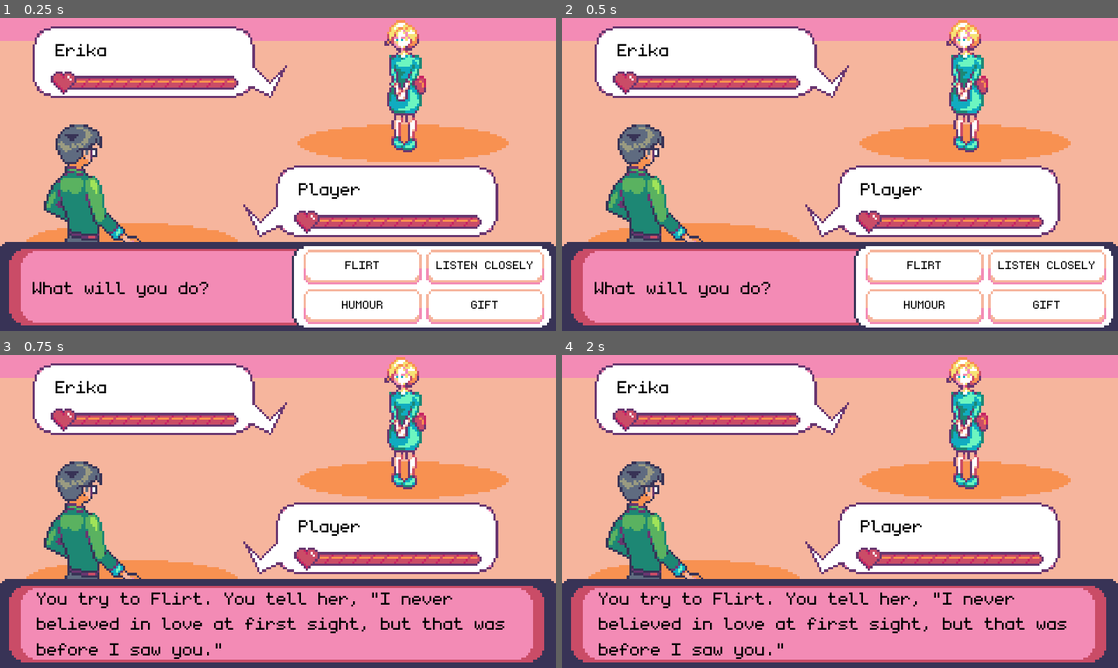
Above: before the commit, frames 1-4 (two rows, left to right).
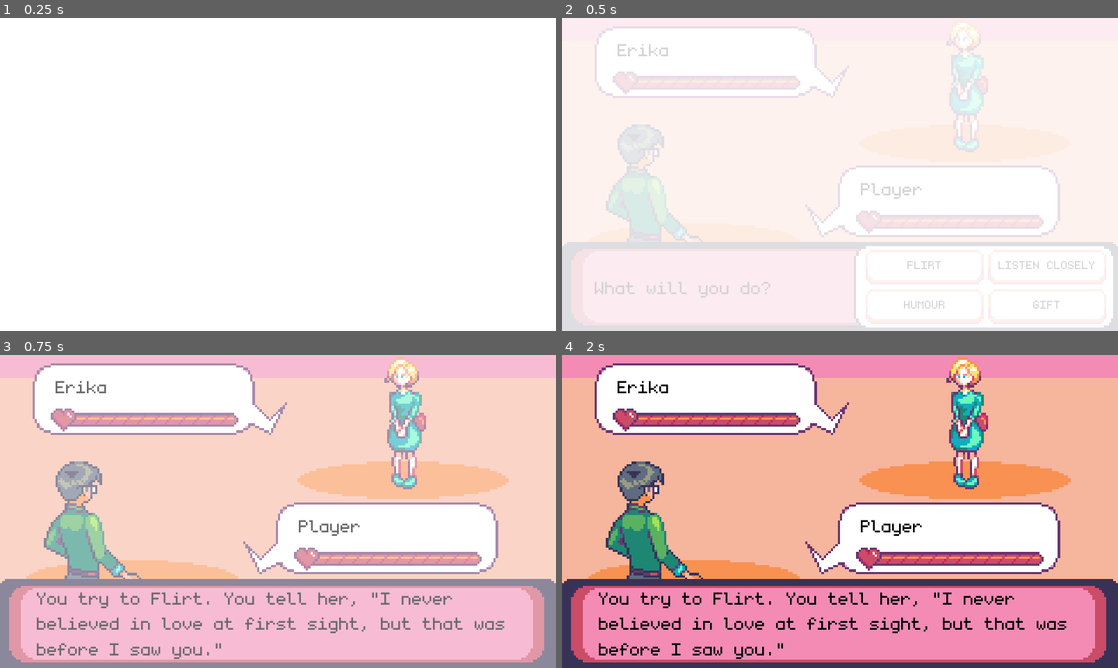
Above: after the commit, the same moments.

Repository: MaiGamesDev/PixelMate
Game: Godot game, scene res://Source/Battle/BattleScene.tscn
Same seed, same stepped clock (60 frames per second), same inputs: the game is played once before the commit and once after it. This scene is started directly instead of the project's main scene.
Inputs (mouse positions are in pixels of both pictures, inside the frame that each line leads up to):
- Up to frame 1 (0.25 s): no input
- Up to frame 2 (0.5 s): no input
- Up to frame 3 (0.75 s): click "Flirt" at 0.5 s
- Up to frame 4 (2 s): tap Enter at 1.25 s; move the mouse to (962, 495) at 1.27 s; click (962, 495) at 1.42 s

The runs differ from the first frame. In frame 1, 77% of the frame differs, in the area x 0-100%, y 0-100%; in frame 2, 77%; in frame 3, 86%; in frame 4, nothing differs.

Commit message:
update game over scene

Diff:
--- a/PM/Source/Audio/BackgroundMusic.gd
+++ b/PM/Source/Audio/BackgroundMusic.gd
@@ -8,8 +8,14 @@
 export var transition_type = 1 # TRANS_SINE
 
 func change_music(music : String):
+	if music == "":
+		fade_out()
+		yield($Tween, "tween_all_completed")
+		return
+
 	if stream == load(music):
 		return
+
 	fade_out()
 	yield($Tween, "tween_all_completed")
 
--- a/PM/Source/Battle/BattleScene.tscn
+++ b/PM/Source/Battle/BattleScene.tscn
@@ -597,7 +597,6 @@
 anims/fadeout = SubResource( 37 )
 
 [node name="FadeEffect" type="ColorRect" parent="."]
-visible = false
 margin_right = 480.0
 margin_bottom = 270.0
 mouse_filter = 2
--- a/PM/Source/Battle/BattleSystem.gd
+++ b/PM/Source/Battle/BattleSystem.gd
@@ -36,6 +36,7 @@
 onready var capsule_player = $EnemyPlace/AnimationPlayer
 
 func _ready() -> void:
+	GameManager.last_scene = "Battle/BattleScene.tscn"
 	BGM.change_music("res://Sound/BGM/late_night_radio_by_kevin_macleod_filmmusic.io.mp3")
 
 	rng.randomize()
--- a/PM/Source/Chat/ChatSystem.gd
+++ b/PM/Source/Chat/ChatSystem.gd
@@ -29,6 +29,7 @@
 
 func _ready() -> void:
 	disable_buttons()
+	GameManager.last_scene = "Chat/ChatRoom.tscn"
 	affection_progress.max_value = GameManager.get_girl_affection()
 
 	$GirlCard/TextureRect.texture = GameManager.get_card_texture()
--- a/PM/Source/Main/GameManager.gd
+++ b/PM/Source/Main/GameManager.gd
@@ -27,6 +27,7 @@
 
 var selected_girl = GIRL.ERIKA
 var rng = RandomNumberGenerator.new()
+var last_scene = ""
 
 var girls
 
--- a/PM/Source/Main/GameOver.gd
+++ b/PM/Source/Main/GameOver.gd
@@ -9,7 +9,13 @@
 	get_tree().change_scene(scene_path)
 
 func _on_Yes_button_up():
-	scene_path = "res://Source/Main/LevelSelect.tscn"
+	scene_path = "res://Source/"
+	if GameManager.last_scene == "":
+		scene_path += "Main/LevelSelect.tscn"
+	else:
+		scene_path += GameManager.last_scene
+
+	BGM.change_music("")
 	$AnimationPlayer.play("fadeout")
 
 func _on_No_button_up():
